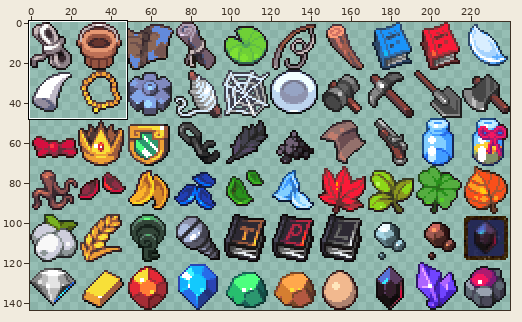
Edited in one commit: sprite sheet (midora_icons_by_jiang_at_pixeljoint.png). The picture above shows the old version from afar; the outline marks the close-up.
Close-up. The starting point:
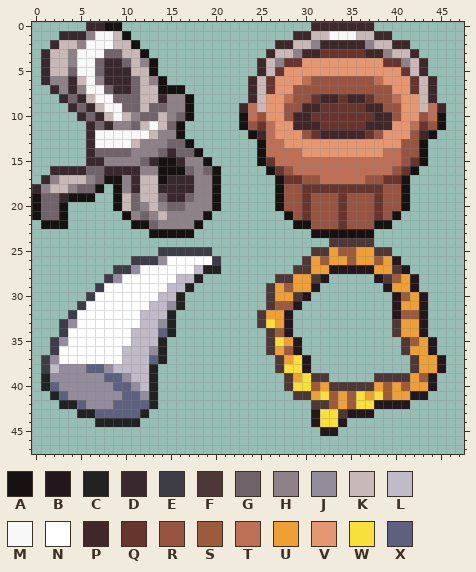
The file is 240x144 pixels. Pixels under 10% opacity are left out. Colours within 5 levels of each other are drawn and written as one. Shown: x 0..47, y 0..47. The commit also changed other parts of the picture, which this record leaves out.
Palette (. is transparent): A #171212  B #23161c  C #222222  D #39292e  E #3d3c47  F #4d3737  G #71636a  H #8e8188  J #938c9d  K #c8b8b8  L #c1bac8  M #f8f8f8  N #ffffff  P #40272a  Q #67352e  R #965441  S #9d5b3e  T #bd7056  U #eea035  V #e59772  W #f8e038  X #5d607e
Pixels before, first column x 0:
 0 ......DDAA.....................PPPPPPP........
 1 ...DDDHMMKA..................PPKKMMMKKPP......
 2 ..DKKHMMMKKA...............PPKKHPPPPPHKKPP....
 3 .DKKHMMMGGKKA.............PKKHPPQQQQQPPHKKP...
 4 .DKKHMMGDDGKHA...........PKHQQVVVVVVVVVQQHKP..
 5 .DKKGMMGDDDKKA...........PKQVVVVVVVVVVVVVQKP..
 6 .DHHDKMHDDDGKHA.........PKQVVVTRRRRRRRTVVVQKP.
 7 ..DHDHMMGDDGKKAAA.......PKQVVRRRRRRRRRRRVVQKP.
 8 ...DGDKMMGGGKKDHHA......PKVVTRRQPPQPPQRRTVVKP.
 9 ....DGDKMMGGKGGHHA.....PTKVVRRPPQQQQQPPRRVVKTP
10 .....DGDKMKHGGKHGA.....ATRVVRPPQQQQQQQPPRVVRTA
11 ......DGDHHGKMKGA......ARQTVVPPPQQQQQPPPVVTQRA
12 ......DMMMMMMKHHA.......APTVVVRQPPPPPQRVVVRPA.
13 ......DMMMMKHHHGGA.......ATTVVVVVVVVVVVVVRRA..
14 ......DGGGGHHHGDGGA......ATTTTVVVVVVVVVTTRRA..
15 ......DDHHHHGDAADHHA.....AQTTTTTTTTTTTTTTRQA..
16 ..DDDDGGDDDDHHAAAGHGA.....AQRTTTTTTTTTTTRQA...
17 .DHKKKHGAAHDKKADDDHHA......AQQRRTTTTTRRQQA....
18 DHKKHGGA.AHDKKDDDDHHA......ARRQQQQQQQQQRRA....
19 AGGDAAA..AKGKKGDDGHHA......ARRQRRRQRRRQRRA....
20 AGGA.....AKGHKHGGHHHA......ARRQRRRQRRRQRRA....
21 AGGA......AHGHKHHHHA........ARQRRRQRRRQRA.....
22 .AAA.......AAGHHHHA..........AARRRQRRRAA......
23 .............AAAAA.............AAAAAAA........
24 .................................FFFFF........
25 ..............EEEEEE...........FFUSSUUFF......
26 ...........EEEJNNNNNE.........FUSUUSUUSUB.....
27 .........EEJNNNNNNLCC........FFUUBBBBBUUFB....
28 ........EJNNNNNNLLC........FFUUFB.....BFSUB...
29 .......ENNNNNNNLLC........FUSUUB.......BUUB...
30 ......ENNNNNNNLLC.........FUUFB.........BSUB..
31 .....ENNNNNNNLLJC.........FSSB..........BUUB..
32 ....ENNNNNNNLLLC.........FUUB...........BSSB..
33 ...EJNNNNNNNLLJC.........FWUB...........FUUB..
34 ...ENNNNNNNLLLXC..........FSB...........FUUB..
35 ..EJNNNNNNNLLLC...........FWUB...........FSUB.
36 ..ENNNNNNNLLLJC...........FUSB...........FUUB.
37 .EJNNNNNNNLLLXC............FUWB...........FUUB
38 .ELJJJXXJLLLLC.............FWWB...........FUUB
39 .CJJJJJJXXJLLC..............FUWFF.....FFFFUSB.
40 .CXJJJJJJXXJLC..............FWWSUFFFFFUSUSUUB.
41 ..CXJJJJJJXXJC...............FFUWSUSWUWSUUBB..
42 ...CCXJJJXXXXC.................FFSUSWWBBBB....
43 .....CCXXXXXC..................BWWFBBB........
44 .......CCCCC...................BWWB...........
45 ................................BB............
Now the later version:
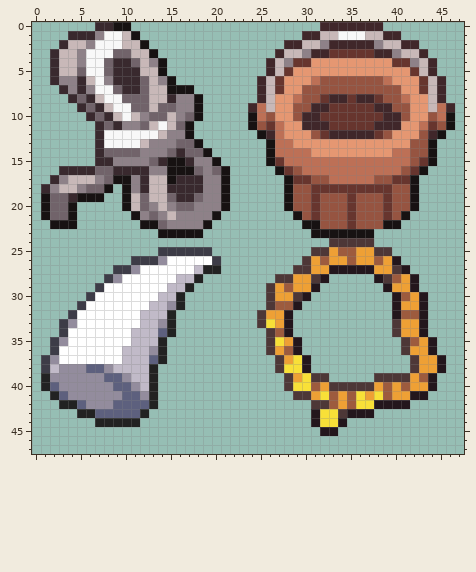
Diff:
y 0: x 6 D -> .; x 8 A -> D; x 10 . -> A; x 31 P -> .; x 38 . -> P
y 1: x 3 D -> .; x 6..7 HM -> DH; x 9..11 KA. -> MKA; x 29 P -> .; x 31 K -> P; x 33 M -> K; x 36 K -> M; x 38 P -> K; x 40 . -> P
y 2: x 2..3 DK -> .D; x 5..6 HM -> KH; x 9 K -> M; x 11..12 A. -> KA; x 27 P -> .; x 29 K -> P; x 31..32 HP -> KH; x 37..38 HK -> PH; x 40 P -> K; x 42 . -> P
y 3: x 1..2 DK -> .D; x 4..5 HM -> KH; x 8 G -> M; x 10 K -> G; x 12..13 A. -> KA; x 26..27 PK -> .P; x 29..30 HP -> KH; x 32 Q -> P; x 37 P -> Q; x 39..40 HK -> PH; x 42..43 P. -> KP
y 4: x 1..2 DK -> .D; x 4..5 HM -> KH; x 7..8 GD -> MG; x 10..14 GKHA. -> DGKHA; x 25..28 PKHQ -> .PKH; x 30 V -> Q; x 39 Q -> V; x 41..44 HKP. -> QHKP
y 5: x 1..2 DK -> .D; x 4..5 GM -> KG; x 7..8 GD -> MG; x 11 K -> D; x 13..14 A. -> KA; x 25..28 PKQV -> .PKQ; x 41..44 QKP. -> VQKP
y 6: x 1..2 DH -> .D; x 4..8 DKMHD -> HDKMH; x 11..15 GKHA. -> DGKHA; x 24..27 PKQV -> .PKQ; x 30..31 TR -> VT; x 38..39 TV -> RT; x 42..45 QKP. -> VQKP
y 7: x 2..6 DHDHM -> .DHDH; x 8..9 GD -> MG; x 11..12 GK -> DG; x 14 A -> K; x 17 . -> A; x 24..27 PKQV -> .PKQ; x 29 R -> V; x 40 V -> R; x 42..45 QKP. -> VQKP
y 8: x 3..7 DGDKM -> .DGDK; x 9 G -> M; x 12 K -> G; x 14..15 DH -> KD; x 17..18 A. -> HA; x 24..26 PKV -> .PK; x 28..29 TR -> VT; x 31..32 QP -> RQ; x 34..35 QP -> PQ; x 37..38 QR -> PQ; x 40..41 TV -> RT; x 43..45 KP. -> VKP
y 9: x 4..8 DGDKM -> .DGDK; x 10 G -> M; x 12..13 KG -> GK; x 15 H -> G; x 17..18 A. -> HA; x 23..26 PTKV -> .PTK; x 28 R -> V; x 30 P -> R; x 32 Q -> P; x 37 P -> Q; x 39 R -> P; x 41 V -> R; x 43..46 KTP. -> VKTP
y 10: x 5..12 DGDKMKHG -> .DGDKMKH; x 14..18 KHGA. -> GKHGA; x 23..26 ATRV -> .ATR; x 28..29 RP -> VR; x 31 Q -> P; x 38 P -> Q; x 40..41 RV -> PR; x 43..46 RTA. -> VRTA
y 11: x 6..9 DGDH -> .DGD; x 11..17 GKMKGA. -> HGKMKGA; x 23..27 ARQTV -> .ARQT; x 29 P -> V; x 32 Q -> P; x 37 P -> Q; x 40 V -> P; x 42..46 TQRA. -> VTQRA
y 12: x 6..7 DM -> .D; x 13..14 KH -> MK; x 16..17 A. -> HA; x 24..27 APTV -> .APT; x 30..32 RQP -> VRQ; x 37..39 QRV -> PQR; x 42..45 RPA. -> VRPA
y 13: x 6..7 DM -> .D; x 11..12 KH -> MK; x 15 G -> H; x 17..18 A. -> GA; x 25..26 AT -> .A; x 28 V -> T; x 41 R -> V; x 43..44 A. -> RA
y 14: x 6..7 DG -> .D; x 11 H -> G; x 14..16 GDG -> HGD; x 18..19 A. -> GA; x 25..26 AT -> .A; x 30 V -> T; x 39 T -> V; x 41 R -> T; x 43..44 A. -> RA
y 15: x 6 D -> .; x 8 H -> D; x 12..14 GDA -> HGD; x 16..17 DH -> AD; x 19..20 A. -> HA; x 25..27 AQT -> .AQ; x 41..44 RQA. -> TRQA
y 16: x 2 D -> .; x 6 G -> D; x 8 D -> G; x 12 H -> D; x 14 A -> H; x 17..21 GHGA. -> AGHGA; x 26..29 AQRT -> .AQR; x 40..43 RQA. -> TRQA
y 17: x 1..3 DHK -> .DH; x 6..8 HGA -> KHG; x 10..12 HDK -> AHD; x 14..15 AD -> KA; x 18 H -> D; x 20..21 A. -> HA; x 27..28 AQ -> .A; x 30 R -> Q; x 32 T -> R; x 37 R -> T; x 39 Q -> R; x 41..42 A. -> QA
y 18: x 0..2 DHK -> .DH; x 4..5 HG -> KH; x 7..12 A.AHDK -> GA.AHD; x 14 D -> K; x 18 H -> D; x 20..21 A. -> HA; x 27..28 AR -> .A; x 30 Q -> R; x 39 R -> Q; x 41..42 A. -> RA
y 19: x 0..1 AG -> .A; x 3..4 DA -> GD; x 7 . -> A; x 9..12 AKGK -> .AKG; x 14..15 GD -> KG; x 17..18 GH -> DG; x 20..21 A. -> HA; x 27..28 AR -> .A; x 30..31 QR -> RQ; x 34..35 QR -> RQ; x 38..39 QR -> RQ; x 41..42 A. -> RA
y 20: x 0..1 AG -> .A; x 3..4 A. -> GA; x 9..15 AKGHKHG -> .AKGHKH; x 17 H -> G; x 20..21 A. -> HA; x 27..28 AR -> .A; x 30..31 QR -> RQ; x 34..35 QR -> RQ; x 38..39 QR -> RQ; x 41..42 A. -> RA
y 21: x 0..1 AG -> .A; x 3..4 A. -> GA; x 10..15 AHGHKH -> .AHGHK; x 19..20 A. -> HA; x 28..31 ARQR -> .ARQ; x 34..35 QR -> RQ; x 38..41 QRA. -> RQRA
y 22: x 1 A -> .; x 4 . -> A; x 11 A -> .; x 13..14 GH -> AG; x 18..19 A. -> HA; x 29 A -> .; x 31 R -> A; x 34..35 QR -> RQ; x 38 A -> R; x 40 . -> A
y 23: x 13 A -> .; x 18 . -> A
Pixel boxes of the changes (left, top, right, bottom) in both close-ups:
changed: (32, 22, 455, 238)
